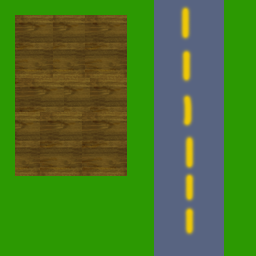
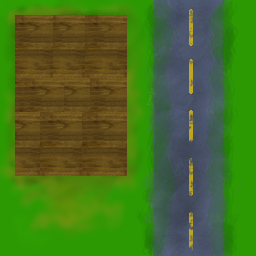
Comparing the layer stacks of the two (256, 256) images. Changes:
removed layer "Layer 2" over [178, 3, 197, 238]
added layer "Layer 9" above "Layer 7" over [0, 0, 155, 256]
added layer "Layer 7" (70%) above "Layer 8" over [68, 0, 244, 256]
added layer "Layer 8" above "Layer 1" over [142, 225, 237, 256]
painted on "Layer 1" over [100, 0, 245, 256]
